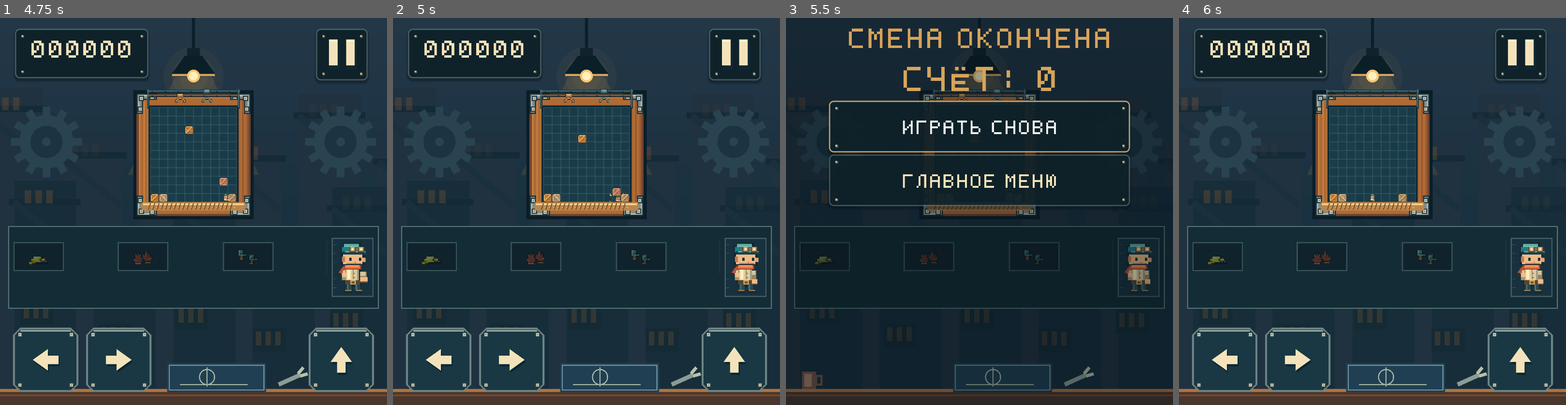
Above: before the commit, frames 1-4 (left to right).
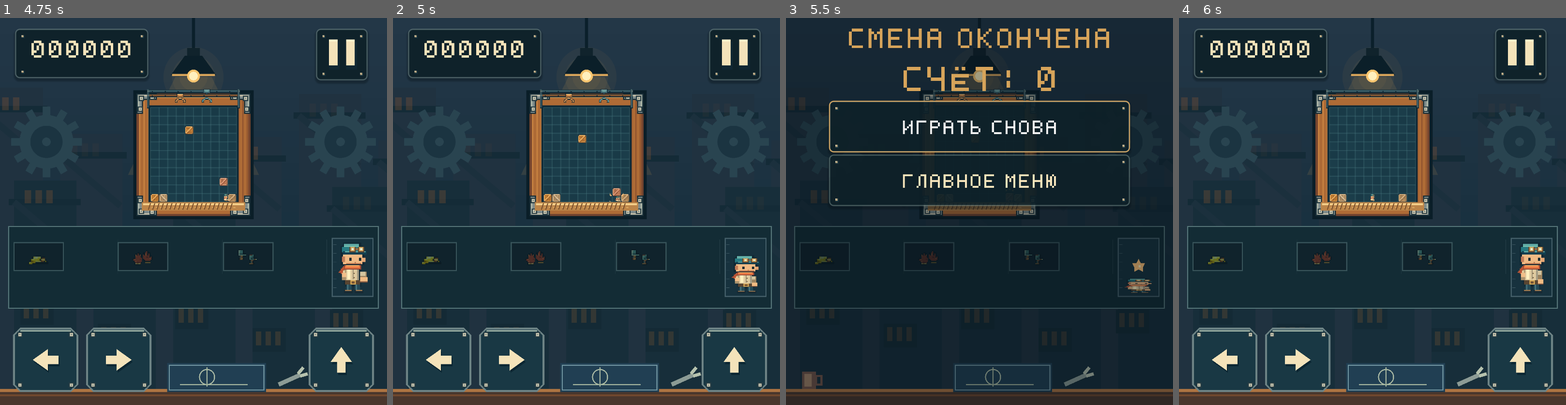
Above: after the commit, the same moments.

Repository: IlyasYOY/stack-attack
Game: Godot game, scene res://game/main.tscn
Same seed, same stepped clock (60 frames per second), same inputs: the game is played once before the commit and once after it. Sound files missing from this copy of the repository are replaced by a short silence.
Inputs (mouse positions are in pixels of both pictures, inside the frame that each line leads up to):
- Up to frame 1 (4.75 s): click "Играть" at 0.5 s; click (340, 52) at 1.25 s; click "Начать заново" at 2 s; tap Enter at 2.75 s; move the mouse to (278, 192) at 2.77 s; hold Right 2.78-3.5 s; tap E at 2.85 s; click (278, 192) at 2.92 s; tap Space at 3.02 s; drag from (116, 230) to (174, 288) at 3.52 s; move the mouse to (232, 126) at 4.27 s; hold Right from 4.28 s (still down); tap F at 4.35 s
- Up to frame 2 (5 s): keep holding Right
- Up to frame 3 (5.5 s): release Right at 5 s; drag from (960, 288) to (863, 153) at 5.02 s
- Up to frame 4 (6 s): click "Играть снова" at 5.75 s

Frame 1 is identical in both runs. In frame 2, 0.6% of the frame differs, in the area x 87-95%, y 58-71%; in frame 3, 0.6%; in frame 4, nothing differs.

Commit message:
Sync the equipment portrait and a wet impact cue with crushing

Diff:
--- a/game/main.gd
+++ b/game/main.gd
@@ -798,7 +798,7 @@
 				world.cancel_mallet_swing()
 				world.line_effect(int(event.chain))
 			"over":
-				sound.effect("over")
+				sound.loss(event.reason)
 				if event.reason == "crushed":
 					_record_result()
 					_release_controls()
@@ -853,7 +853,8 @@
 	EQUIPMENT_VIEW.update_hud(gear_counts, world)
 	for event in demo.events:
 		match event.type:
-			"jump", "land", "over": sound.effect(str(event.type), false)
+			"jump", "land": sound.effect(str(event.type), false)
+			"over": sound.loss(event.reason, false)
 			"line":
 				sound.effect("line", false)
 				world.line_effect(int(event.chain))
--- a/game/sound.gd
+++ b/game/sound.gd
@@ -29,7 +29,7 @@
 		player.playback_type = AudioServer.PLAYBACK_TYPE_STREAM
 		add_child(player)
 		effects_players.append(player)
-	for name in ["click", "jump", "land", "line", "over", "helmet_hit", "helmet_break",
+	for name in ["click", "jump", "land", "line", "over", "crush", "helmet_hit", "helmet_break",
 		"gloves_tear", "mallet_swing", "mallet_hit", "mallet_break",
 		"spring_jump", "spring_jump_auto", "lamp_reveal", "lamp_break"]:
 		sounds[name] = load("res://audio/" + name + ".wav")
@@ -61,10 +61,14 @@
 	if haptics and _supports_haptics() and profile.vibration:
 		if name == "line":
 			_vibrate(40)
-		elif name == "over":
+		elif name in ["over", "crush"]:
 			_vibrate(90)
 		elif name in ["jump", "spring_jump", "spring_jump_auto"]:
 			_vibrate(12)
+
+
+func loss(reason: String, haptics: bool = true) -> void:
+	effect("crush" if reason == "crushed" else "over", haptics)
 
 
 func _play_effect(name: String) -> void:
@@ -72,7 +76,11 @@
 		if not player.playing:
 			player.stream = sounds[name]
 			player.play()
-			break
+			return
+	# A fatal impact must still be audible during a busy chain reaction.
+	if name == "crush":
+		effects_players[0].stream = sounds[name]
+		effects_players[0].play()
 
 
 func set_slide_active(active: bool, delta: float) -> void:
--- a/game/world_view.gd
+++ b/game/world_view.gd
@@ -862,13 +862,25 @@
 		draw_rect(Rect2(mark - Vector2(4, 1), Vector2(8, 2)), Color(CREAM, fade))
 		draw_rect(Rect2(mark - Vector2(1, 4), Vector2(2, 8)), Color(CREAM, fade))
 
+func _crush_strength() -> float:
+	return smoothstep(0.0, 0.39, crush_progress)
+
+
+func _crushed_height(strength: float) -> float:
+	return roundf(lerpf(HERO_SIZE.y, 7.0, strength))
+
+
+func _crush_star_opacity() -> float:
+	return smoothstep(0.53, 0.74, crush_progress)
+
+
 func crush_geometry(impact: Dictionary) -> Dictionary[String, Rect2]:
-	var strength: float = smoothstep(0.0, 0.39, crush_progress)
+	var strength := _crush_strength()
 	var floor_y := model.tuning.rows * PIXELS_PER_CELL
 	var hero := _hero_bounds()
 	var player_feet := roundf((model.player.y + model.tuning.player_height) * PIXELS_PER_CELL)
 	var feet := roundf(lerpf(hero.end.y, minf(player_feet, floor_y), strength))
-	hero.size.y = roundf(lerpf(hero.size.y, 7.0, strength))
+	hero.size.y = _crushed_height(strength)
 	hero.position.y = feet - hero.size.y
 	var overlap := roundf(4.0 * strength)
 	var crate := _impact_crate_bounds(impact, hero.position.y + overlap, floor_y)
@@ -945,7 +957,7 @@
 			if dust > 0.0:
 				draw_rect(Rect2(edge + side * 7.0 - 1.0, feet - 5.0, 3.0, 2.0), Color(EFFECT_DUST, dust * 0.78))
 				draw_rect(Rect2(edge + side * 4.0 - 1.0, feet - 3.0, 2.0, 2.0), Color(EFFECT_DUST, dust * 0.62))
-	var stars: float = smoothstep(0.53, 0.74, crush_progress)
+	var stars := _crush_star_opacity()
 	if stars > 0.0:
 		for index in range(-1, 2):
 			var lift := 3.0 * absf(float(index)) + roundf((1.0 - stars) * 3.0)
@@ -1062,9 +1074,17 @@
 		draw_line(plate.position + Vector2(1, y), plate.position + Vector2(4, y), Color("45606a"))
 	var transform := Transform2D(0, body.size / HERO_SIZE, 0, body.position)
 	draw_set_transform_matrix(transform)
-	var compression := float(model.spring_charge_stages)
-	var bounds := Rect2(Vector2(0, compression), HERO_SIZE - Vector2(0, compression))
-	_draw_mallet_hero(bounds, hero_frame(), transform)
+	if crush_progress >= 0.0:
+		var height := _crushed_height(_crush_strength())
+		var pose := Rect2(0, HERO_SIZE.y - height, HERO_SIZE.x, height)
+		_draw_hero(pose, hero_frame() if crush_progress == 0.0 else "idle")
+		var stars := _crush_star_opacity()
+		if stars > 0.0:
+			_draw_crush_star(Vector2(8, pose.position.y - 6), stars)
+	else:
+		var compression := float(model.spring_charge_stages)
+		var bounds := Rect2(Vector2(0, compression), HERO_SIZE - Vector2(0, compression))
+		_draw_mallet_hero(bounds, hero_frame(), transform)
 	draw_set_transform(Vector2.ZERO)
 
 
--- a/tests/test_game.gd
+++ b/tests/test_game.gd
@@ -7,8 +7,9 @@
 
 class HapticProbe extends StackSound:
 	var pulses: Array[int] = []
-	func _play_effect(_name: String) -> void:
-		pass
+	var played: Array[String] = []
+	func _play_effect(effect_name: String) -> void:
+		played.append(effect_name)
 	func _supports_haptics() -> bool:
 		return true
 	func _vibrate(duration: int) -> void:
@@ -1554,9 +1555,14 @@
 	check(probe.pulses == [60], "Background game effects must never vibrate the phone")
 	probe.effect("jump")
 	check(probe.pulses == [60, 12], "Personal game haptics must remain enabled by the saved setting")
+	probe.loss("crushed", false)
+	probe.loss("overflow", false)
+	check(probe.played.slice(-2) == ["crush", "over"] and probe.pulses == [60, 12], "Demo losses must select the matching cue without vibration")
+	probe.loss("crushed")
+	check(probe.pulses == [60, 12, 90], "A crushed player must retain the loss vibration")
 	app.profile.vibration = false
 	probe.preview_vibration()
-	check(probe.pulses == [60, 12], "A disabled vibration setting must suppress preview requests")
+	check(probe.pulses == [60, 12, 90], "A disabled vibration setting must suppress preview requests")
 	app.queue_free()
 	await process_frame
 	DirAccess.remove_absolute(path)
Not shown, added: audio/crush.wav.import
Not shown, added: audio/crush.wav
